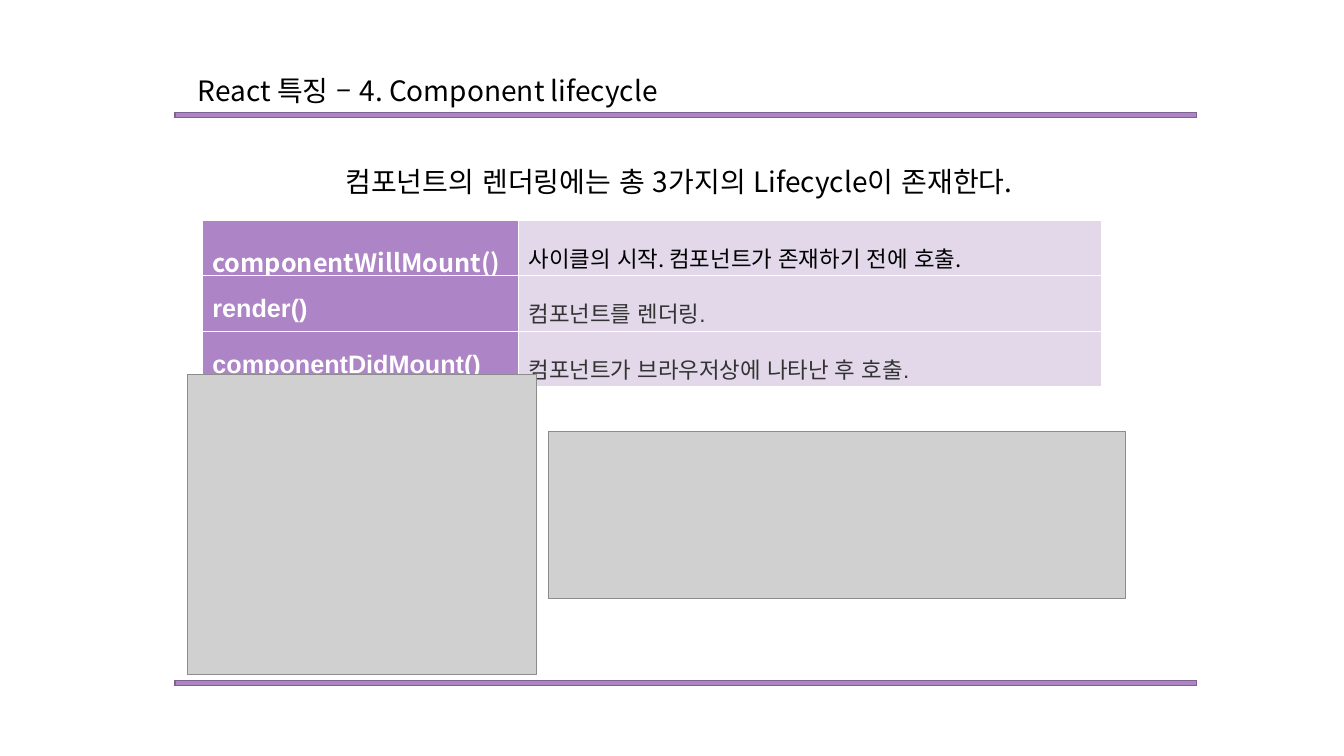
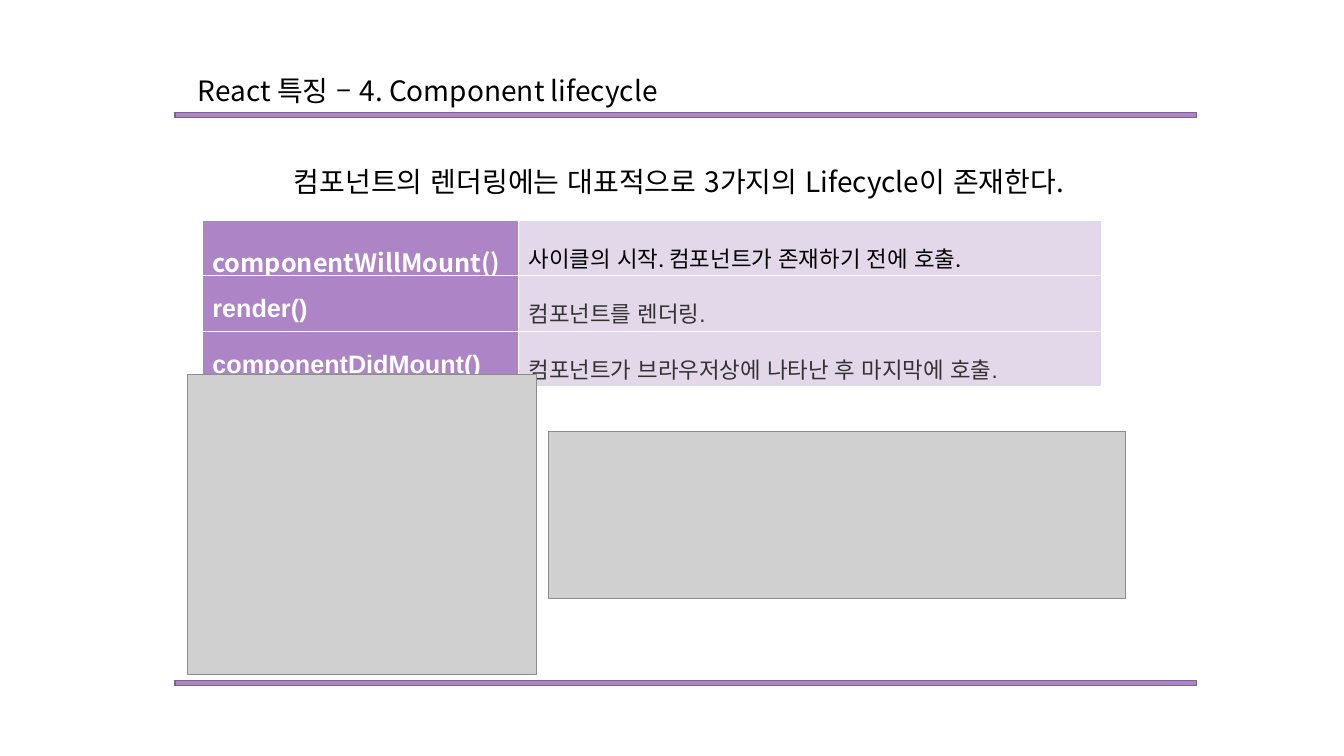
Before and after one commit to Mikusnuz/MyPractice, a slide deck: slide 13 of Study/6. React.pptx. Drawn at 1344x756 pixels with LibreOffice and Linux fonts; fonts in the diff are those of the drawing; grey boxes stand for pictures. Boxes give left, top, right and bottom in pixels: in the first picture for what was removed or moved away, otherwise in the second. Text is boxed around its words. In the diff, an @@ line names an element or a change of style, - is before the commit and + after.

```diff
--- a/Study/6. React.pptx
+++ b/Study/6. React.pptx
@@ text at [294, 168, 1064, 199]: text changed @@
-컴포넌트의 렌더링에는 총 3가지의 Lifecycle이 존재한다.
+컴포넌트의 렌더링에는 대표적으로 3가지의 Lifecycle이 존재한다.
@@ table at [203, 221, 1103, 387] @@
-row 3, column 2: 컴포넌트가 브라우저상에 나타난 후 호출.
+row 3, column 2: 컴포넌트가 브라우저상에 나타난 후 마지막에 호출.
```
Also in this commit, not shown: 1 other slide changed, 1 slide removed, 1 other file.
